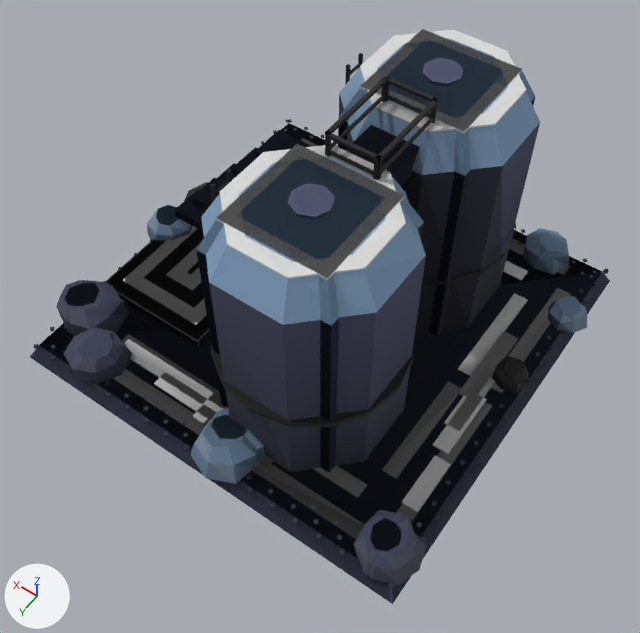
Before and after pictures for a commit that changed the glTF model assets/set_v5/veyran_ore_silo_damaged.glb.
Both versions are drawn from a 50 mm camera at (-5.51, 8.01, 12.46) aimed at (-0.52, 1.03, 1.49). The axes (+X, +Y, +Z) are drawn at lower left. The lights are the same throughout. The first picture is the older version. Vertices at exactly the same position are counted once.

The scene before the commit, as lines of its bpy script (objects in view):
```python
me_mesh_0 = bpy.data.meshes.new('Mesh_0')
me_mesh_0.from_pydata(...)  # 2544 vertices, 3431 faces; spans x -3.86..3.91, y -4.0..3.82, z 0.0..4.9
# faces by material slot: [196, 2178, 408, 649]
me_mesh_0.materials.append(mat_paint)
me_mesh_0.materials.append(mat_paint2)
me_mesh_0.materials.append(mat_team)
me_mesh_0.materials.append(mat_metal)
me_mesh_1 = bpy.data.meshes.new('Mesh_1')
me_mesh_1.from_pydata(...)  # 504 vertices, 759 faces; spans x -3.7..3.89, y -3.91..3.7, z 0.0..4.53
# faces by material slot: [96, 299, 266, 98]
me_mesh_1.materials.append(mat_paint)
me_mesh_1.materials.append(mat_paint2)
me_mesh_1.materials.append(mat_team)
me_mesh_1.materials.append(mat_metal)
me_mesh_2 = bpy.data.meshes.new('Mesh_2')
me_mesh_2.from_pydata(...)  # 132 vertices, 144 faces; spans x -3.7..3.7, y -3.7..3.7, z 0.0..4.53
# faces by material slot: [20, 50, 54, 20]
me_mesh_2.materials.append(mat_paint)
me_mesh_2.materials.append(mat_paint2)
me_mesh_2.materials.append(mat_team)
me_mesh_2.materials.append(mat_metal)
ob_body = bpy.data.objects.new('body', me_mesh_0)
ob_body.parent = ob_veyran_ore_silo_damaged_lod0
ob_body.location = (0.0, 0.0, 0.0)
ob_body_001 = bpy.data.objects.new('body.001', me_mesh_1)
ob_body_001.parent = ob_veyran_ore_silo_damaged_lod1
ob_body_001.location = (0.0, 0.0, 0.0)
ob_body_002 = bpy.data.objects.new('body.002', me_mesh_2)
ob_body_002.parent = ob_veyran_ore_silo_damaged_lod2
ob_body_002.location = (0.0, 0.0, 0.0)
```
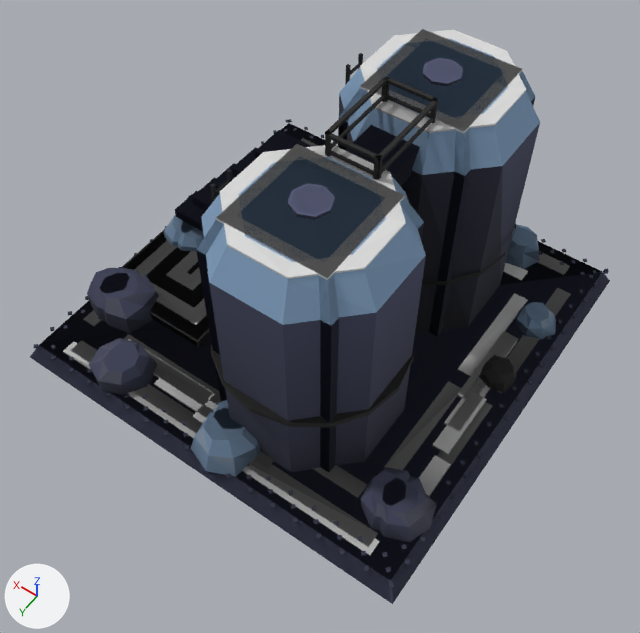
Pixel boxes (x1, y1, x2, y2) of what changed, in the pictures (640 x 633 px; the box of a moved part takes in the faces that stretch with it):
part 1 of me_mesh_0, added
    after: (146, 351, 215, 405)
part 2 of me_mesh_0, added
    after: (457, 334, 517, 403)
part 3 of me_mesh_0, added
    after: (242, 467, 380, 556)
part 4 of me_mesh_0, added
    after: (63, 342, 196, 439)
part 5 of me_mesh_0, moved or reshaped
    before: (491, 356, 529, 394)
    after: (479, 355, 516, 393)
part 6 of me_mesh_0, moved or reshaped (not visible afterwards)
    before: (184, 182, 209, 201)
part 7 of me_mesh_0, moved or reshaped
    before: (56, 205, 179, 383)
    after: (87, 215, 195, 395)
part 8 of me_mesh_0, moved or reshaped
    before: (523, 228, 587, 333)
    after: (506, 224, 556, 339)
part 9 of me_mesh_0, moved or reshaped
    before: (190, 415, 261, 484)
    after: (191, 408, 260, 476)
part 10 of me_mesh_0, moved or reshaped
    before: (369, 517, 427, 585)
    after: (379, 477, 436, 542)
part 11 of me_mesh_0, recoloured
    both: (60, 211, 590, 589)
part 12 of me_mesh_1, moved or reshaped
    before: (155, 206, 193, 241)
    after: (177, 221, 204, 252)
part 13 of me_mesh_1, moved or reshaped (mostly hidden afterwards)
    before: (211, 407, 265, 457)
    after: (214, 400, 242, 429)
part 14 of me_mesh_1, moved or reshaped
    before: (354, 510, 404, 576)
    after: (361, 467, 410, 530)
part 15 of me_mesh_1, moved or reshaped
    before: (66, 283, 129, 336)
    after: (100, 273, 159, 333)

The change, as a diff of the scene's bpy script:
```diff
--- a/assets/set_v5/veyran_ore_silo_damaged.glb.py
+++ b/assets/set_v5/veyran_ore_silo_damaged.glb.py
@@ me_mesh_0 @@
 # used by ob_body; parent = ob_veyran_ore_silo_damaged_lod0; location = (0.0, 0.0, 0.0)
-me_mesh_0.from_pydata(...)  # 2544 vertices, 3431 faces; spans x -3.86..3.91, y -4.0..3.82, z 0.0..4.9
+me_mesh_0.from_pydata(...)  # 2584 vertices, 3481 faces; spans x -3.7..3.7, y -3.75..3.72, z 0.0..4.9
+# me_mesh_0 part 1: the loose piece of 8 vertices spanning x 0.49..2.36, y 2.58..2.86, z 0.3..0.34 is copied, and the copy is moved by (-0.04, 0.01, 0.0); it spans x 0.46..2.31, y 2.59..2.87, z 0.3..0.34
+# me_mesh_0 part 2: the loose piece of 8 vertices spanning x -3.02..-2.74, y -1.28..0.26, z 0.3..0.34 is copied, and the copy is moved by (-0.01, 0.05, 0.0); it spans x -3.03..-2.75, y -1.22..0.31, z 0.3..0.34
+# me_mesh_0 part 3: the loose piece of 8 vertices spanning x -3.01..-0.15, y 3.05..3.31, z 0.3..0.32 is copied, and the copy is scaled about its middle by (1.03, 1, 0.889), then moved by (-0.04, 0.09, 0.0); it spans x -3.1..-0.15, y 3.14..3.4, z 0.3..0.32
+# me_mesh_0 part 4: the loose piece of 8 vertices spanning x 0.15..3.01, y 3.05..3.31, z 0.3..0.32 is copied, and the copy is scaled about its middle by (1.03, 1, 0.889), then moved by (0.04, 0.09, 0.0); it spans x 0.15..3.1, y 3.14..3.4, z 0.3..0.32
+# me_mesh_0 part 5: the loose piece of 24 vertices spanning x -3.57..-2.97, y -0.83..-0.21, z 0.3..0.58 is moved by (0.17, 0.11, 0.0)
+# me_mesh_0 part 6: the loose piece of 24 vertices spanning x 2.57..3.69, y -1.16..-0.05, z 0.3..0.78 is moved by (-0.1, 0.11, 0.0)
+# me_mesh_0 part 7: 72 vertices moved from x 1.96..3.91, y -0.21..3.66, z 0.3..0.78 to x 1.46..3.65, y -0.25..3.59, z 0.3..0.78
+# me_mesh_0 part 8: 48 vertices moved from x -3.86..-2.09, y -3.73..-1.85, z 0.3..0.68 to x -3.48..-1.59, y -3.53..-1.41, z 0.3..0.68
+# me_mesh_0 part 9: 24 vertices moved from x -0.88..0.17, y 2.63..3.82, z 0.3..0.79 to x -0.81..0.24, y 2.53..3.72, z 0.3..0.79
+# me_mesh_0 part 10: 24 vertices moved from x -3.79..-2.86, y 2.68..3.67, z 0.3..0.71 to x -3.58..-2.65, y 2.05..3.04, z 0.3..0.71
+# me_mesh_0 part 11: 668 kept faces spanning x -3.7..3.7, y -3.7..3.72, z 0.0..4.0 get new vertex colours; the middle colour goes from blue #6e769a to blue #737ba1
+# other edits to the shape of me_mesh_0 do not show in these pictures
 me_mesh_0.materials.append(mat_paint)
@@ me_mesh_1 @@
 # used by ob_body_001; parent = ob_veyran_ore_silo_damaged_lod1; location = (0.0, 0.0, 0.0)
-me_mesh_1.from_pydata(...)  # 504 vertices, 759 faces; spans x -3.7..3.89, y -3.91..3.7, z 0.0..4.53
+me_mesh_1.from_pydata(...)  # 504 vertices, 759 faces; spans x -3.7..3.7, y -3.7..3.7, z 0.0..4.53
+# me_mesh_1 part 12: the loose piece of 24 vertices spanning x 3.0..3.89, y -0.21..0.72, z 0.3..0.69 is moved by (-0.57, -0.04, 0.0)
+# me_mesh_1 part 13: the loose piece of 24 vertices spanning x -0.88..0.17, y 2.44..3.64, z 0.3..0.79 is moved by (0.08, -0.15, 0.0)
+# me_mesh_1 part 14: the loose piece of 24 vertices spanning x -3.69..-2.76, y 2.68..3.67, z 0.3..0.71 is moved by (0.31, -0.63, 0.0)
+# me_mesh_1 part 15: the loose piece of 24 vertices spanning x 2.66..3.77, y 1.97..3.06, z 0.3..0.78 is moved by (-0.33, -0.51, 0.0)
+# other edits to the shape of me_mesh_1 do not show in these pictures
 me_mesh_1.materials.append(mat_paint)
```
